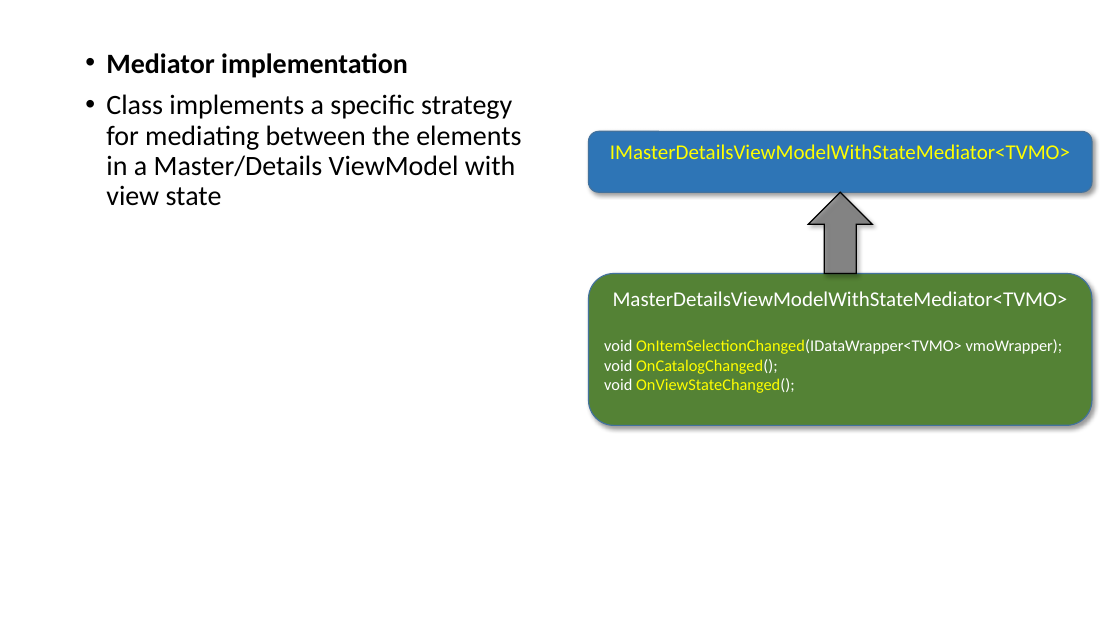
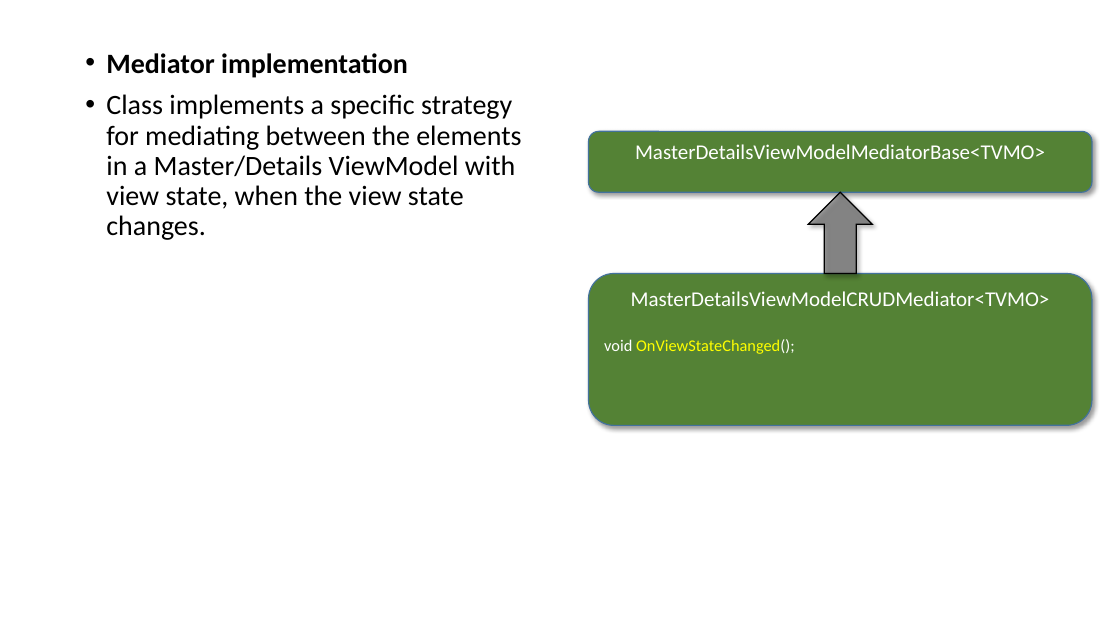
Before and after one commit to perl-easj/Teaching-materials, a slide deck: slide 175 of CSharpProgramming/Presentations/MVVMStarter Class Library.pptx. Drawn at 1120x630 pixels with LibreOffice and Linux fonts; fonts in the diff are those of the drawing. Boxes give left, top, right and bottom in pixels: in the first picture for what was removed or moved away, otherwise in the second. Text is boxed around its words. In the diff, an @@ line names an element or a change of style, - is before the commit and + after.

Commit message:
Minor updates to MVVMStarter class library presentation
Minor updates to MVVMStarter class library presentation

```diff
--- a/CSharpProgramming/Presentations/MVVMStarter Class Library.pptx
+++ b/CSharpProgramming/Presentations/MVVMStarter Class Library.pptx
@@ text at bbox=[106, 94, 521, 240]: text changed @@
-• Class implements a specific strategy for mediating between the elements in a Master/Details ViewModel with view state
+• Class implements a specific strategy for mediating between the elements in a Master/Details ViewModel with view state, when the view state changes.
@@ rounded rectangle "MasterDetailsViewModelMediatorBase<TVMO>" at bbox=[589, 131, 1092, 192]: fill #2E75B6 to #548235 @@
@@ text in rounded rectangle at bbox=[635, 144, 1045, 159]: text changed; text colour #FFFF00 to #FFFFFF @@
-IMasterDetailsViewModelWithStateMediator<TVMO>
+MasterDetailsViewModelMediatorBase<TVMO>
@@ text in rounded rectangle at bbox=[631, 291, 1050, 306]: text changed; size 14 to 18 pt @@
-MasterDetailsViewModelWithStateMediator<TVMO>
-void OnItemSelectionChanged(IDataWrapper<TVMO> vmoWrapper);
-void OnCatalogChanged();
+MasterDetailsViewModelCRUDMediator<TVMO>
```
Also in this commit, not shown: 3 other slides changed, 1 slide added, 1 slide removed.
